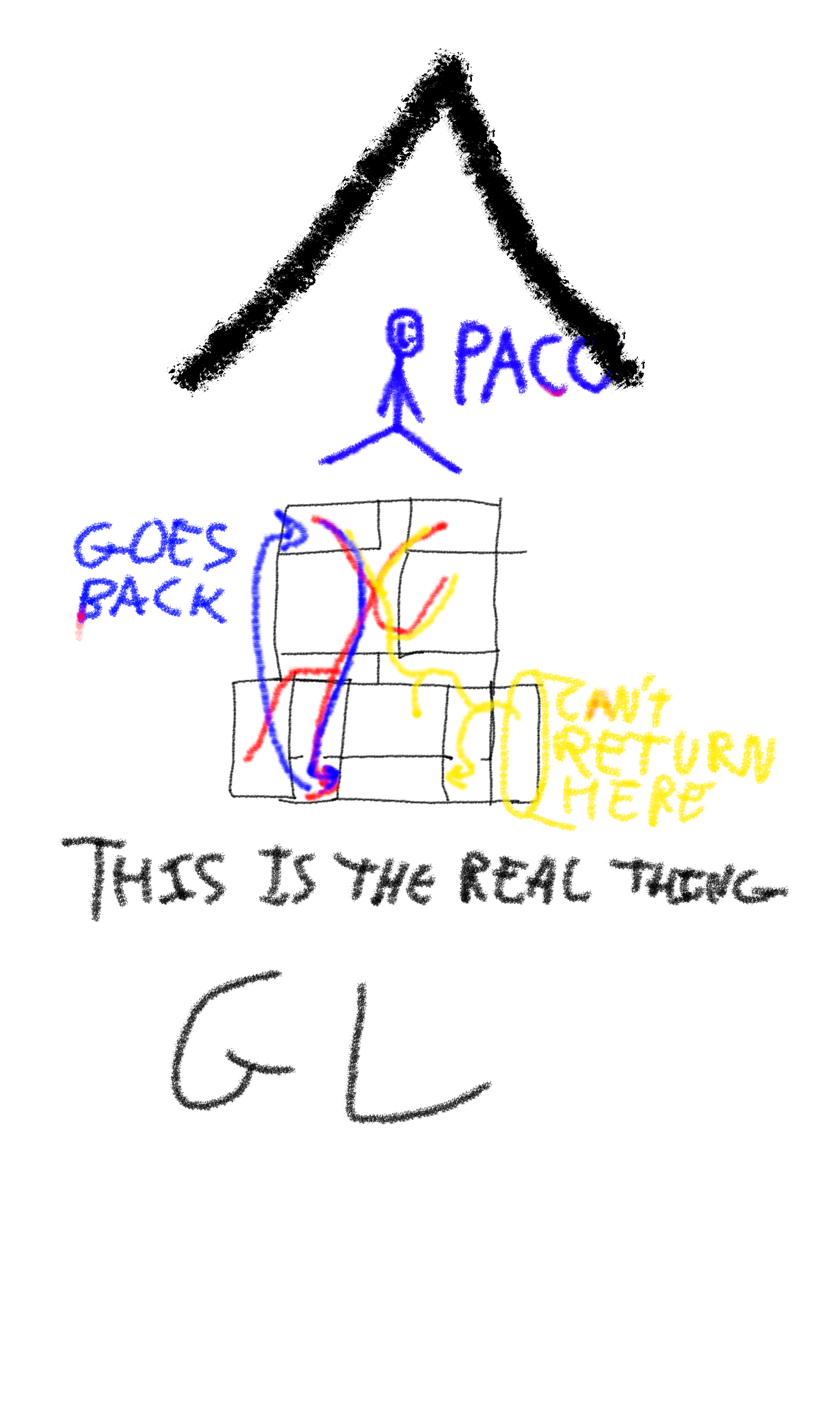
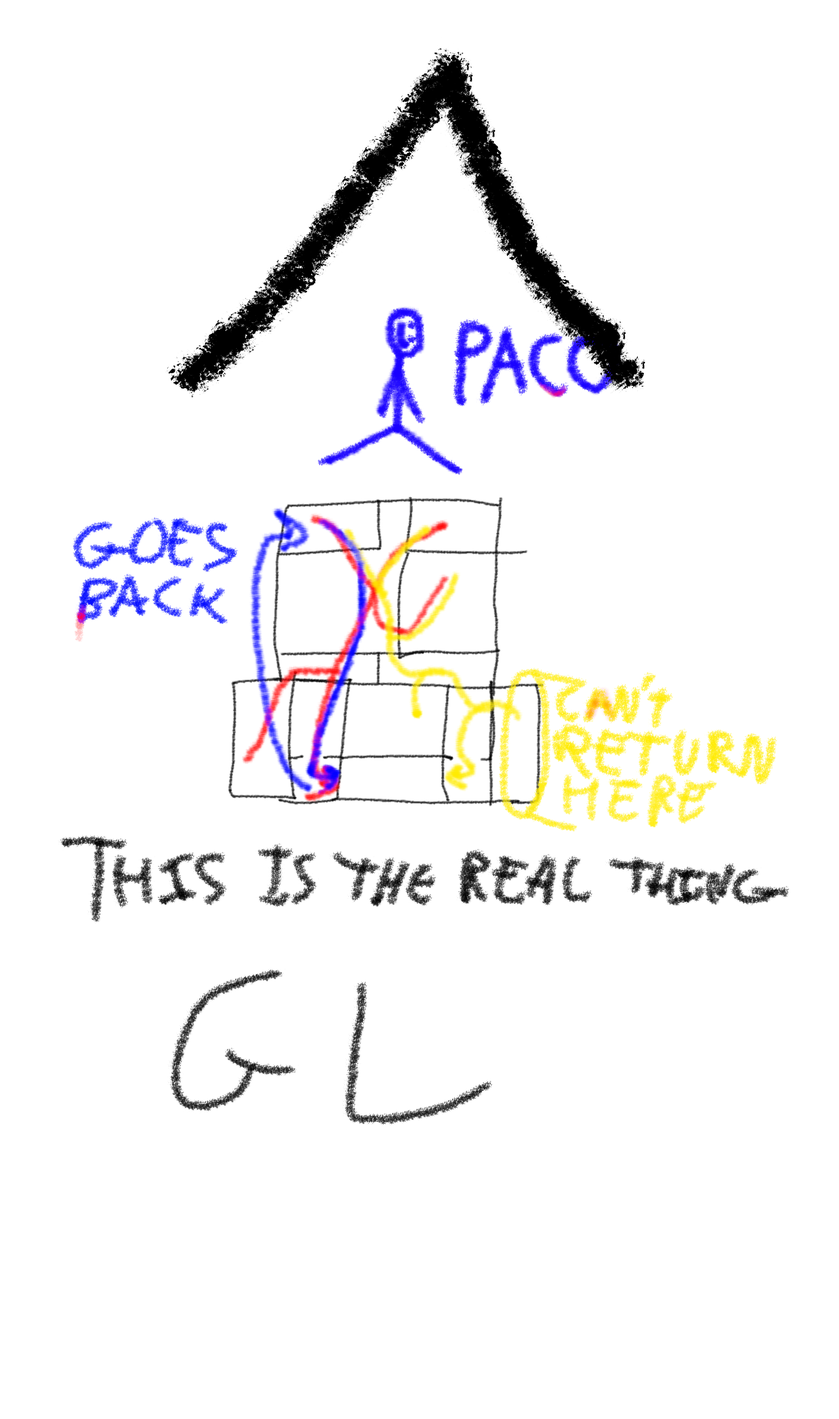
Layers edited between the first and the second 839×1419 image:
painted on "Layer #1" over <box>416,665,447,679</box>
